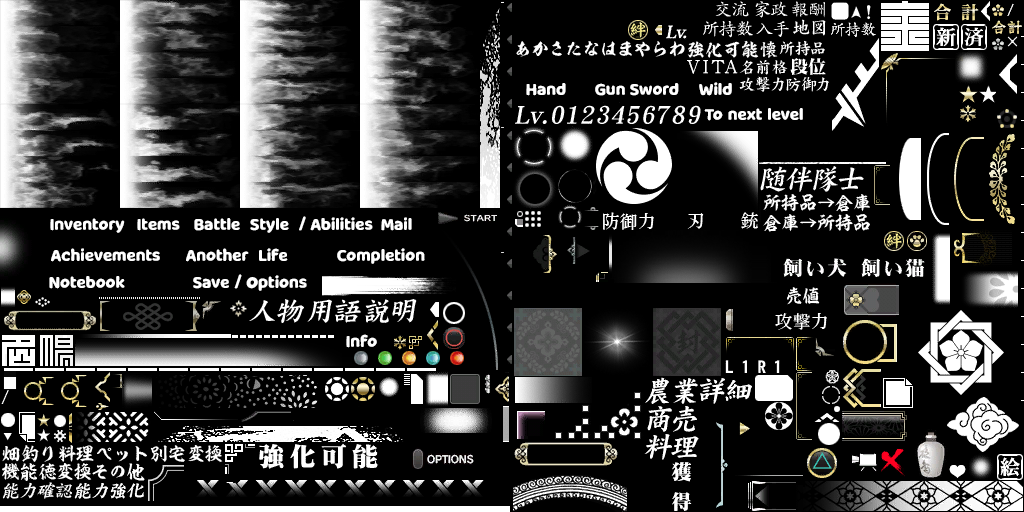
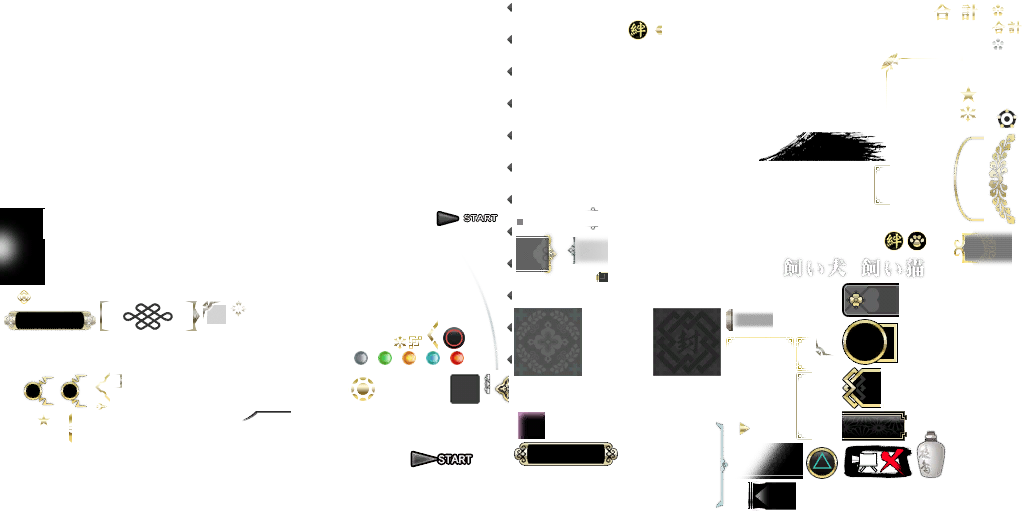
Layer changes from the first 1024 × 512 image to the second:
showed group "PS3" (3 layers) over [410,360,838,479]
hid group "PS4" (3 layers) over [411,354,838,479]
hid group "other_jp" (1 layers) over [343,105,811,350]
added layer "Details" in group "abilities_en" over [2,483,55,497]
added layer "Rank" in group "abilities_en" over [791,60,827,73]
hid group "abilities_jp" (6 layers) over [2,58,826,499]
added group "achievements_en" with 6 layers above "achievement_jp" over [516,2,706,76]
added layer "Shops" (1st of 2, in "achievements_en") in group "achievements_en" over [517,60,564,76]
added layer "Another Life" (2nd of 3, in "achievements_en") in group "achievements_en" over [558,2,655,16]
added layer "NPCs" (1st of 2, in "achievements_en") in group "achievements_en" over [602,62,641,74]
added layer "Battle" (1st of 2, in "achievements_en") in group "achievements_en" over [660,3,706,16]
added layer "Adventure" (1st of 2, in "achievements_en") in group "achievements_en" over [516,21,596,34]
added layer "All" (1st of 2, in "achievements_en") in group "achievements_en" over [516,3,535,16]
added group "items_en" with 5 layers above "weapons_en" over [517,291,781,301]
added layer "Valuables" (2nd of 2, in "items_en") in group "items_en" over [733,291,781,300]
added layer "Materials" (2nd of 2, in "items_en") in group "items_en" over [660,291,705,300]
added layer "Crops" (2nd of 2, in "items_en") in group "items_en" over [571,291,600,301]
added layer "Items" (3rd of 3, in "items_en") in group "items_en" over [517,292,544,300]
added group "weapons_en" with 2 layers above "weapons_jp" over [740,63,773,89]
added layer "Attack" (1st of 2, in "weapons_en") in group "weapons_en" over [740,80,773,89]
added group "weapons_jp" with 3 layers above "Mip 0" over [739,60,788,92]
added layer "Layer 1" in group "weapons_jp" over [772,60,788,74]
painted on "Mip 0" over [739,60,788,92]
hid "Color Fill 1" over [0,0,1024,512]
…and 2 more changes (2 added)